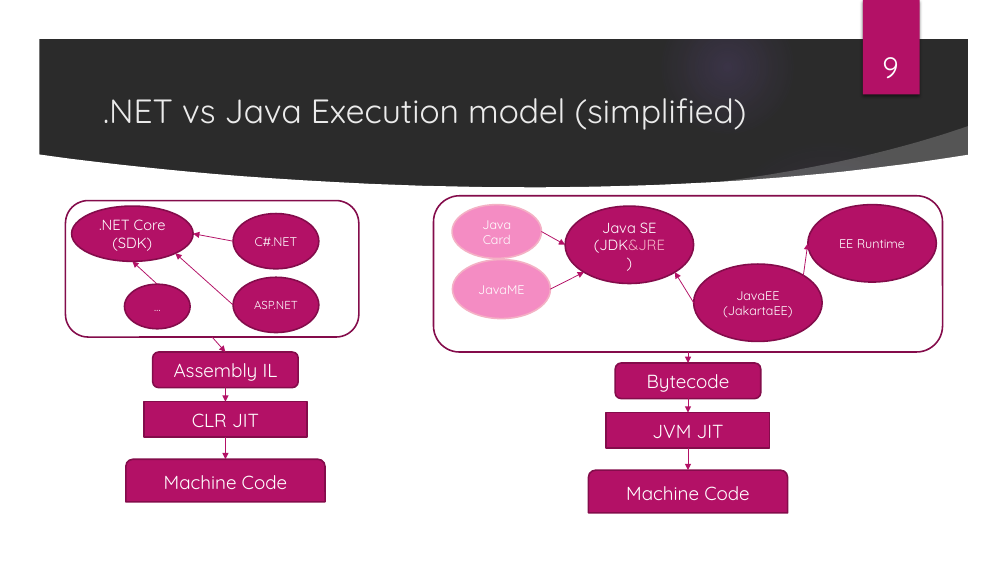
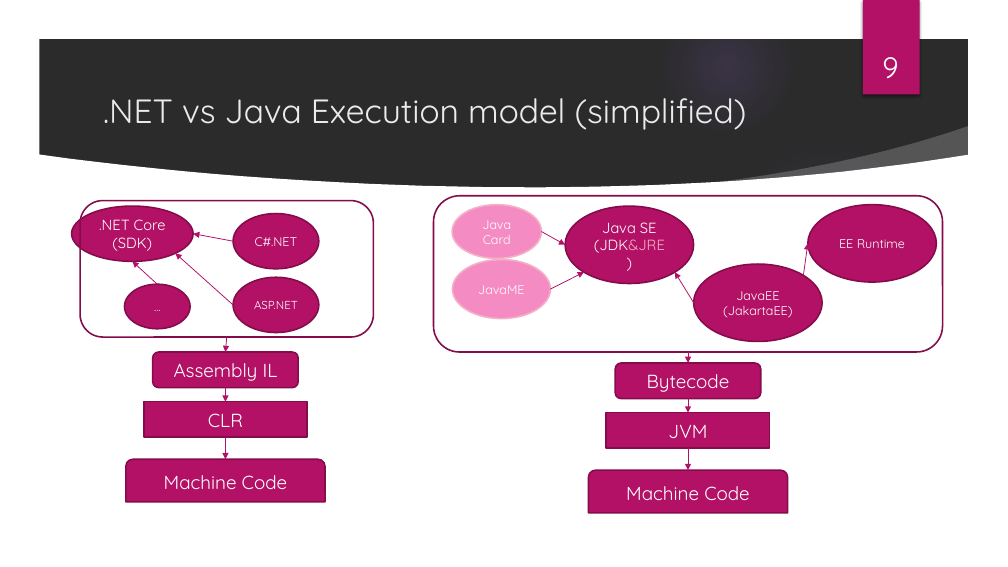
Before and after one commit to ThisVsThat-IT/java-vs-dotnet, a slide deck: slide 9 of Java vs dotnet.pptx. Drawn at 1008x567 pixels with LibreOffice and Linux fonts; fonts in the diff are those of the drawing; background and template pictures are left out; a plain dark background stands for a picture behind light text. Boxes give left, top, right and bottom in pixels: in the first picture for what was removed or moved away, otherwise in the second. Text is boxed around its words. In the diff, an @@ line names an element or a change of style, - is before the commit and + after.

```diff
--- a/Java vs dotnet.pptx
+++ b/Java vs dotnet.pptx
@@ rounded rectangle: place and size @@
-rounded rectangle at (66,200,359,337)
+rounded rectangle at (80,200,374,337)
@@ arrow moved from (212, 337) - (225, 352) to (227, 337) - (225, 352) @@
@@ text in rectangle at (208,413,243,427): text changed @@
-CLR JIT
+CLR
@@ text in rectangle at (668,425,707,438): text changed @@
-JVM JIT
+JVM
```
Also in this commit, not shown: 3 other slides changed.
